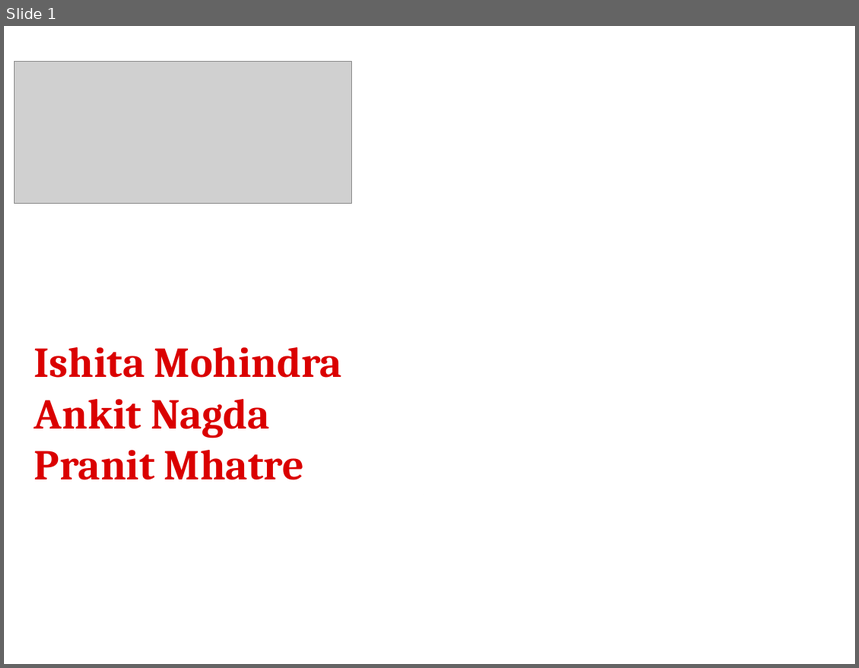
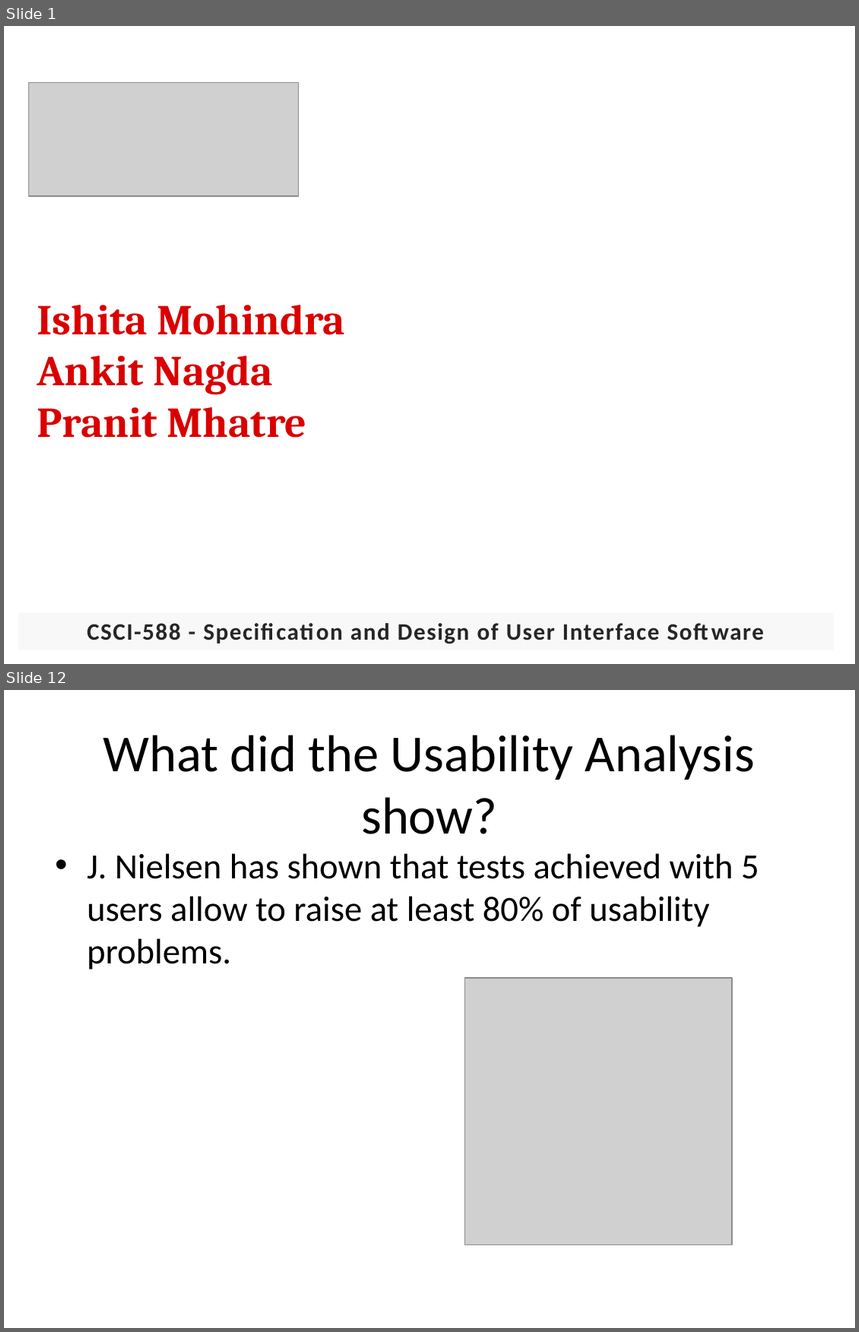
Before and after one commit to pranit22/BookMyTable, a slide deck: documents/588_6_demo ppt2.pptx. Shown one above the other, each under a label of ours: slide 1 before the commit, slides 1 and 12 after it; the slides between them are not shown. The pictures are 859x668 and 859x1332 pixels, drawn with LibreOffice and Linux fonts; fonts in the diff are those of the drawing; grey boxes stand for pictures; background and template pictures are left out. Boxes give left, top, right and bottom in pixels: in the first picture for what was removed or moved away, otherwise in the second. Text is boxed around its words. In the diff, an @@ line names an element or a change of style, - is before the commit and + after.

```diff
--- a/documents/588_6_demo ppt2.pptx
+++ b/documents/588_6_demo ppt2.pptx
@@ slide 12 added at bbox=[4, 690, 855, 1328], background picture (left out) @@
@@ title added at bbox=[103, 735, 756, 834], 44 pt, text #000000 @@
+What did the Usability Analysis show?
@@ text added at bbox=[87, 853, 759, 970], 30 pt, text #000000 @@
+• J. Nielsen has shown that tests achieved with 5 users allow to raise at least 80% of usability problems.
@@ picture added at bbox=[465, 978, 733, 1245] @@
@@ slide 1 changed as well @@
@@ picture: place and size @@
-picture at bbox=[14, 62, 351, 204]
+picture at bbox=[28, 82, 299, 196]
@@ text "Ishita Mohindra": place and size @@
-text "Ishita Mohindra" at bbox=[34, 347, 342, 480]
+text "Ishita Mohindra" at bbox=[37, 305, 344, 438]
@@ rectangle added at bbox=[18, 613, 834, 651], fill #F2F2F2 at 50% opacity, 20 pt, text #262626, bold @@
+CSCI-588 - Specification and Design of User Interface Software
```
Also in this commit, not shown: 14 other slides added.
